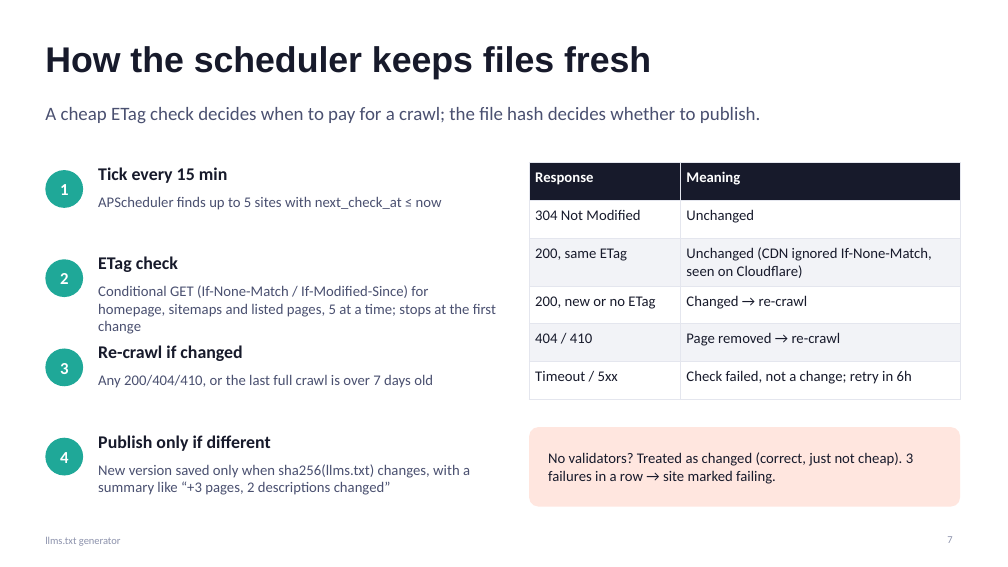
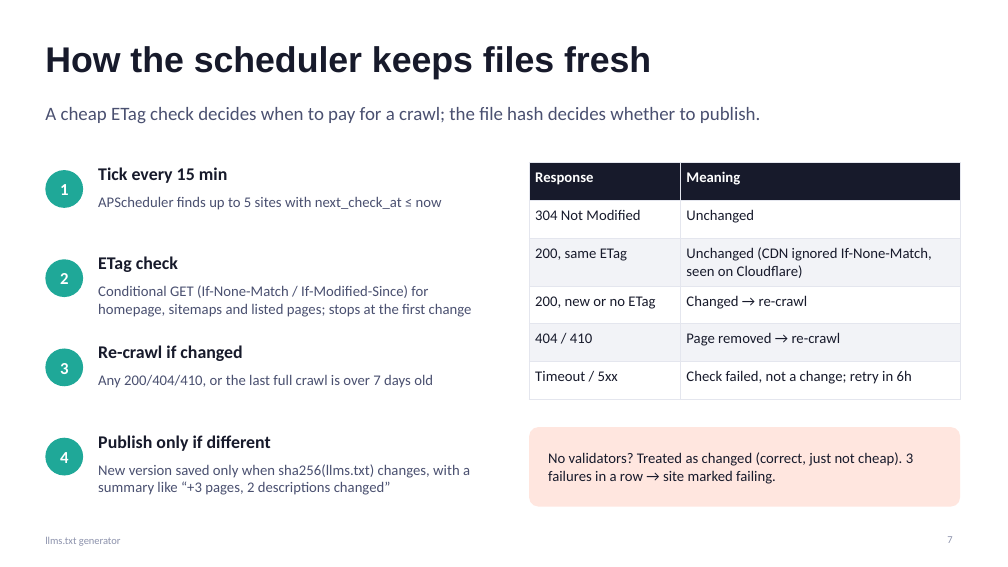
Before and after one commit to nmallekav/llms-txt-nishanth-mallekav, a slide deck: slide 7 of presentation/llms-txt-generator.pptx. Drawn at 1008x567 pixels with LibreOffice and Linux fonts; fonts in the diff are those of the drawing. Boxes give left, top, right and bottom in pixels: in the first picture for what was removed or moved away, otherwise in the second. Text is boxed around its words. In the diff, an @@ line names an element or a change of style, - is before the commit and + after.

```diff
--- a/presentation/llms-txt-generator.pptx
+++ b/presentation/llms-txt-generator.pptx
@@ text at box(98, 285, 472, 317): text changed @@
-Conditional GET (If-None-Match / If-Modified-Since) for homepage, sitemaps and listed pages, 5 at a time; stops at the first change
+Conditional GET (If-None-Match / If-Modified-Since) for homepage, sitemaps and listed pages; stops at the first change
```
Also in this commit, not shown: 1 other slide changed, 9 other files.
